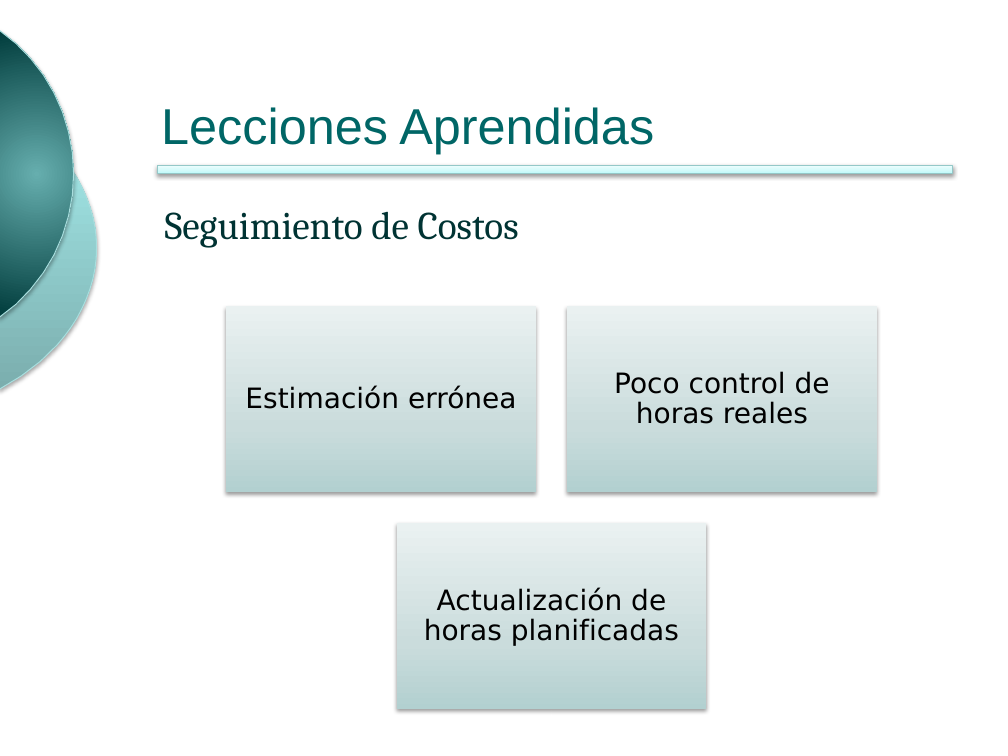
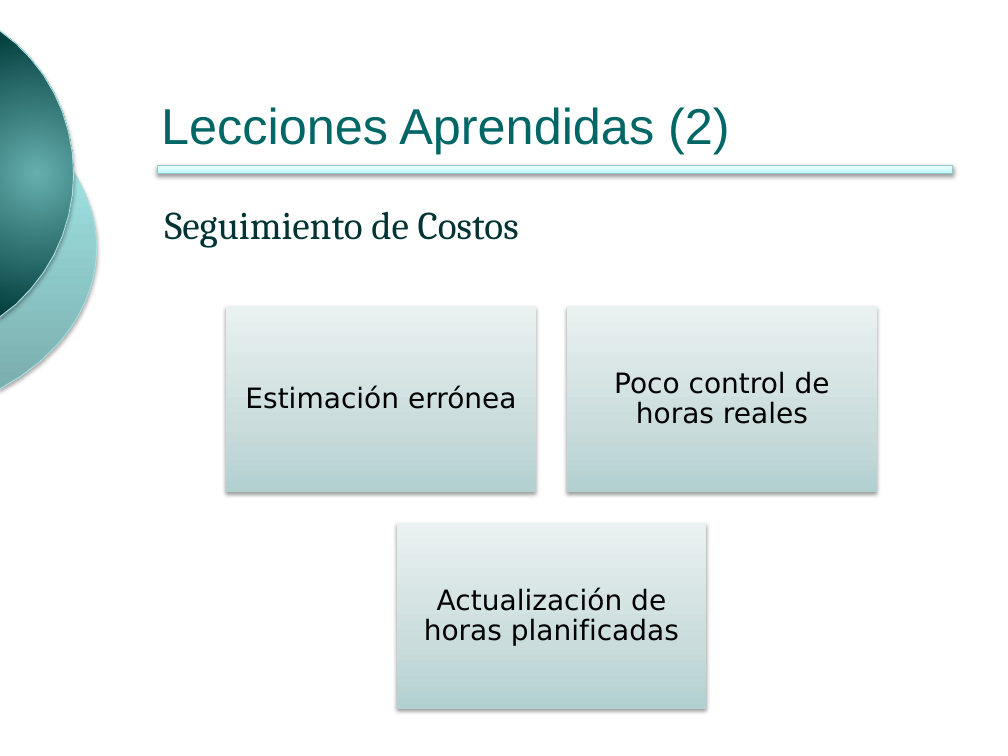
Before and after one commit to ingevy/taller-desarrollo-proyectos-ii-2do-2010, a slide deck: slide 16 of presentations/presentacionFinal.pptx. Drawn at 1008x756 pixels with LibreOffice and Linux fonts; fonts in the diff are those of the drawing; background and template pictures are left out. Boxes give left, top, right and bottom in pixels: in the first picture for what was removed or moved away, otherwise in the second. Text is boxed around its words. In the diff, an @@ line names an element or a change of style, - is before the commit and + after.

Commit message:
#Lecciones aprendidas en presentacionFinal.pptx

```diff
--- a/presentations/presentacionFinal.pptx
+++ b/presentations/presentacionFinal.pptx
@@ title at <box>161,107,730,153</box>: text changed @@
-Lecciones Aprendidas
+Lecciones Aprendidas (2)
```
Also in this commit, not shown: 2 other slides changed.
